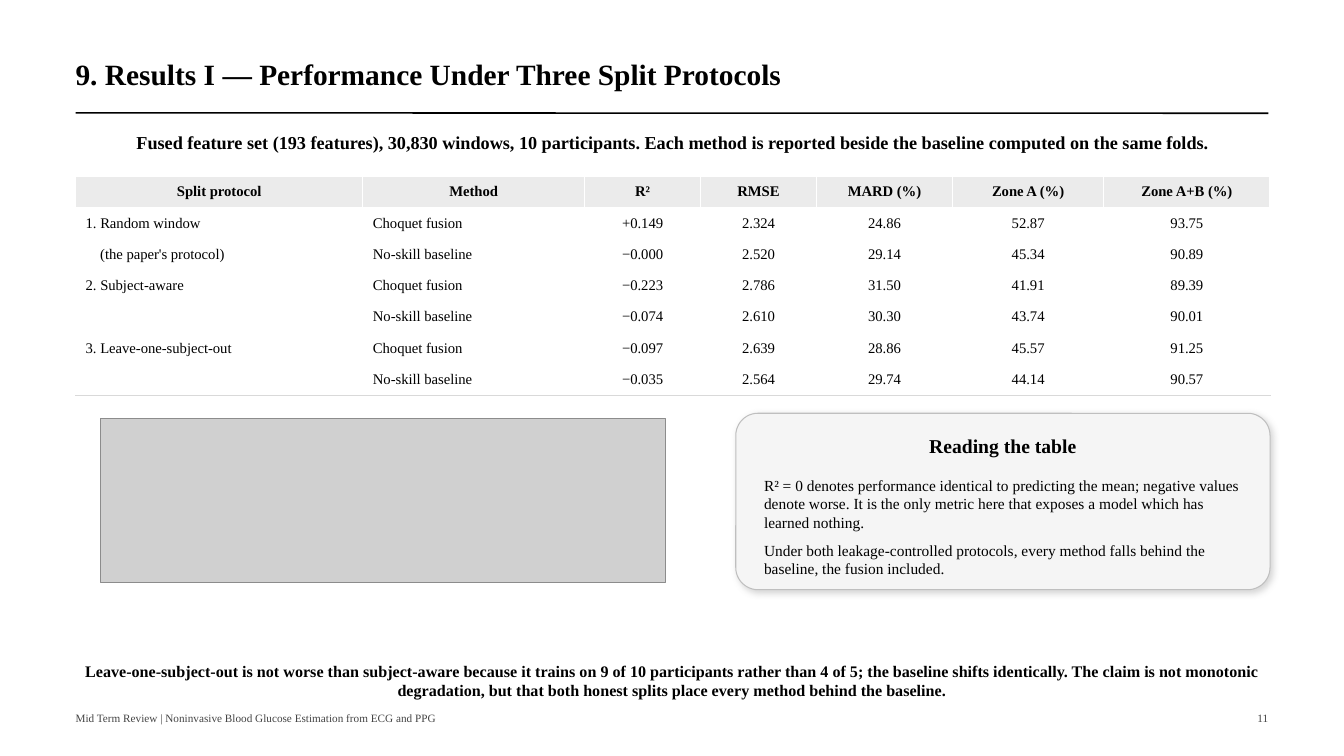
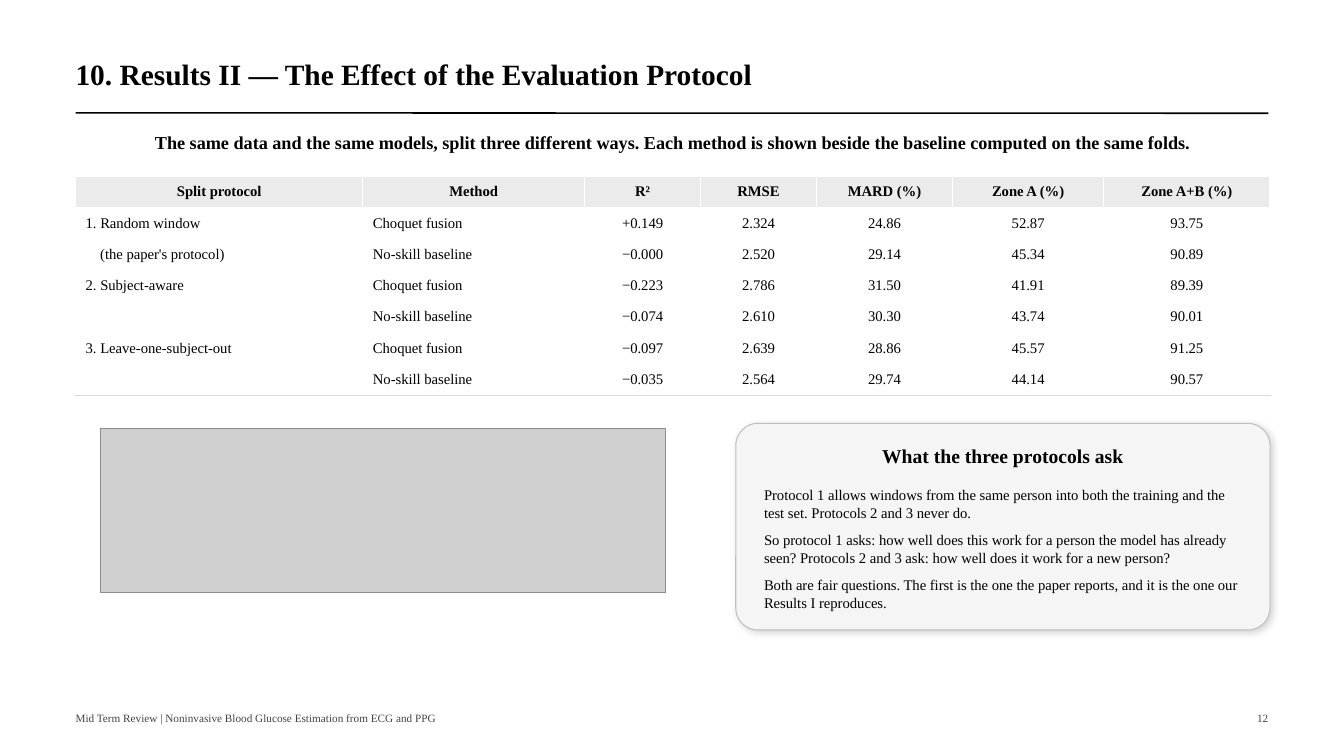
Before and after one commit to navtesh21/btp-project, a slide deck: slide 12 of deck/btp_midterm_review.pptx (slide 11 before the commit). Drawn at 1344x756 pixels with LibreOffice and Linux fonts; fonts in the diff are those of the drawing; grey boxes stand for pictures. Boxes give left, top, right and bottom in pixels: in the first picture for what was removed or moved away, otherwise in the second. Text is boxed around its words. In the diff, an @@ line names an element or a change of style, - is before the commit and + after.

```diff
--- a/deck/btp_midterm_review.pptx
+++ b/deck/btp_midterm_review.pptx
@@ text at (x1=76, y1=64, x2=751, y2=86): text changed @@
-9. Results I — Performance Under Three Split Protocols
+10. Results II — The Effect of the Evaluation Protocol
@@ text at (x1=155, y1=136, x2=1190, y2=153): text changed @@
-Fused feature set (193 features), 30,830 windows, 10 participants. Each method is reported beside the baseline computed on the same folds.
+The same data and the same models, split three different ways. Each method is shown beside the baseline computed on the same folds.
@@ picture moved from (x1=101, y1=418, x2=665, y2=582) to (x1=101, y1=429, x2=665, y2=592) @@
@@ rounded rectangle resized from (x1=736, y1=413, x2=1270, y2=590) to (x1=736, y1=423, x2=1270, y2=630) @@
@@ rounded rectangle at (x1=736, y1=423, x2=1270, y2=630): proportions changed @@
@@ text at (x1=882, y1=449, x2=1123, y2=468): text changed @@
-Reading the table
+What the three protocols ask
@@ text removed at (x1=764, y1=480, x2=1238, y2=576) @@
-R² = 0 denotes performance identical to predicting the mean; negative values denote worse. It is the only metric here that exposes a model which has learned nothing.
-Under both leakage-controlled protocols, every method falls behind the baseline, the fusion included.
@@ text added at (x1=764, y1=489, x2=1237, y2=611), 10.5 pt, text #000000 @@
+Protocol 1 allows windows from the same person into both the training and the test set. Protocols 2 and 3 never do.
+So protocol 1 asks: how well does this work for a person the model has already seen? Protocols 2 and 3 ask: how well does it work for a new person?
+Both are fair questions. The first is the one the paper reports, and it is the one our Results I reproduces.
@@ text removed at (x1=85, y1=665, x2=1258, y2=700) @@
-Leave-one-subject-out is not worse than subject-aware because it trains on 9 of 10 participants rather than 4 of 5; the baseline shifts identically. The claim is not monotonic degradation, but that both honest splits place every method behind the baseline.
@@ text at (x1=1257, y1=714, x2=1268, y2=722): text changed @@
-11
+12
```
Also in this commit, not shown: 11 other slides changed, 2 slides added, 1 slide removed, 2 other files.
